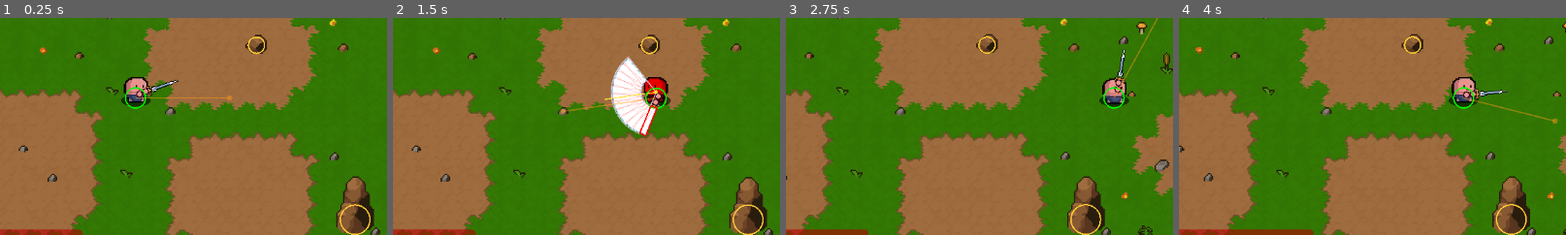
Above: before the commit, frames 1-4 (left to right).
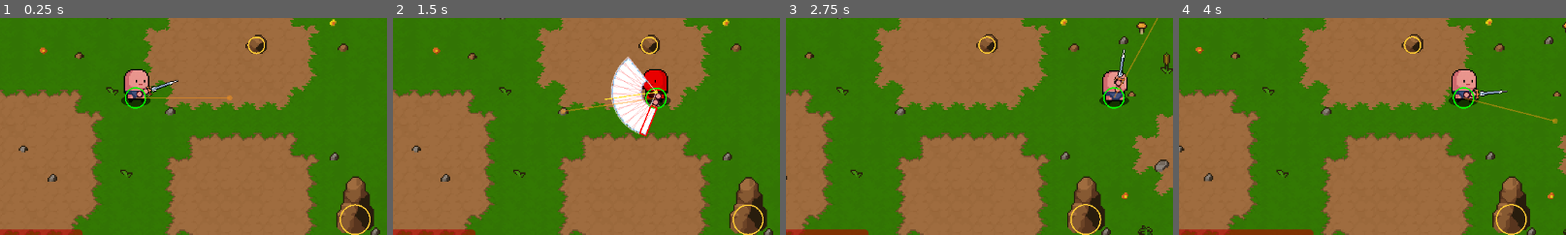
Above: after the commit, the same moments.

Repository: Matcry12/Thiat
Game: Godot game, scene res://scenes/arena.tscn
Same seed, same stepped clock (60 frames per second), same inputs: the game is played once before the commit and once after it.
Inputs (mouse positions are % of the whole screen's width and height, from its top left):
- Up to frame 1 (0.25 s): no input
- Up to frame 2 (1.5 s): tap Enter at 0.5 s; move the mouse to (72, 45) at 0.52 s; hold D (move_right) 0.53-1.25 s; click (72, 45) at 0.6 s; drag from (30, 55) to (49, 46) at 1.27 s
- Up to frame 3 (2.75 s): move the mouse to (60, 28) at 2.02 s; hold D (move_right) from 2.03 s (still down); tap F (parry) at 2.1 s
- Up to frame 4 (4 s): release D (move_right) at 2.75 s; drag from (45, 70) to (53, 50) at 2.77 s; move the mouse to (80, 65) at 3.52 s; hold A (move_left) from 3.53 s (still down); tap 2 (weapon_2) at 3.6 s
The pictures show only the part of the screen within x 11-60%, y 32-82%; the shares and areas given below are measured in that part.

The runs differ from the first frame. In frame 1, 0.6% of the frame differs, in the area x 31-39%, y 23-39%; in frame 2, 0.5%; in frame 3, 0.6%; in frame 4, 0.6%, in the area x 70-77%, y 23-39%.

Commit message:
feat(visual): use the user's new character template PNG unchanged (feet aligned)
Co-Authored-By: Claude Opus 5.5 <noreply@anthropic.com>

Diff:
--- a/scenes/player.tscn
+++ b/scenes/player.tscn
@@ -6,7 +6,7 @@
 [ext_resource type="Script" uid="uid://d0awtsvbienb8" path="res://scripts/weapons/weapon_holder.gd" id="5"]
 [ext_resource type="Resource" uid="uid://gvjnvct47q1q" path="res://data/weapons/sword.tres" id="6"]
 [ext_resource type="Script" uid="uid://bdm85dlwvqabq" path="res://scripts/visual/weapon_visual.gd" id="7"]
-[ext_resource type="Texture2D" path="res://assets/characters/player_template_original.png" id="8"]
+[ext_resource type="Texture2D" path="res://assets/characters/player_character_template.png" id="8"]
 [ext_resource type="Texture2D" uid="uid://c850m4ii26ok3" path="res://assets/placeholder/shadow.png" id="9"]
 [ext_resource type="Script" uid="uid://cfhocpi452k6r" path="res://scripts/components/health.gd" id="11"]
 [ext_resource type="Script" uid="uid://cu3cx00235xph" path="res://scripts/components/dodge.gd" id="12"]
@@ -40,7 +40,7 @@
 shadow_texture = ExtResource("9")
 
 [node name="Body" type="Sprite2D" parent="Visual" unique_id=557419974]
-position = Vector2(0, -12)
+position = Vector2(0, -19)
 scale = Vector2(2, 2)
 texture = ExtResource("8")
 
Binary file added: assets/characters/player_character_template.png
Not shown, added: assets/characters/player_character_template.png.import
Binary file added: assets/characters/source/Character-template.png
Not shown, added: assets/characters/source/Character-template.png.import
Not shown, added: assets/characters/source/template_character.jpg.import
